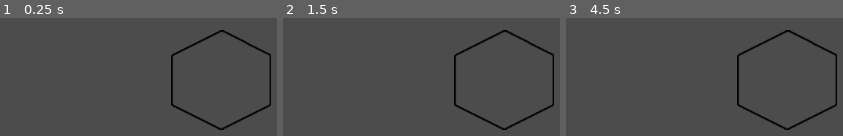
Above: before the commit, frames 1-3 (left to right).
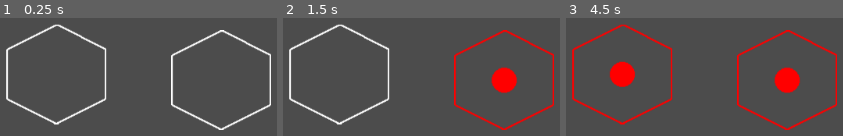
Above: after the commit, the same moments.

Repository: AlexABallWebDev/xXconneXx
Game: Godot game, scene res://game.tscn
Same seed, same stepped clock (60 frames per second), same inputs: the game is played once before the commit and once after it.
Inputs (mouse positions are in pixels of both pictures, inside the frame that each line leads up to):
- Up to frame 1 (0.25 s): no input
- Up to frame 2 (1.5 s): tap Enter at 0.5 s; move the mouse to (504, 80) at 0.52 s; click (504, 80) at 0.67 s; tap Space at 1.25 s; move the mouse to (399, 134) at 1.27 s; click (399, 134) at 1.42 s
- Up to frame 3 (4.5 s): tap Enter at 2, 3.5 s; move the mouse to (outside the picture) at 2.02 s; click (outside the picture) at 2.17 s; tap Space at 2.75, 4.25 s; move the mouse to (outside the picture) at 2.77 s; click (outside the picture) at 2.92 s; move the mouse to (outside the picture) at 3.52 s; click (outside the picture) at 3.67 s; move the mouse to (602, 41) at 4.27 s; click (602, 41) at 4.42 s

The runs differ from the first frame. In frame 1, 5.2% of the frame differs, in the area x 2-98%, y 5-95%; in frame 2, 6.8%; in frame 3, 8.4%.

Commit message:
Add color change to sprite on click for hexes. Change images color to white so that modulate function can be used.

Diff:
--- a/Global.gd
+++ b/Global.gd
@@ -1,3 +1,5 @@
 extends Node
 
+var hex_dot_image = load("res://hex_dot.png")
+
 var cursor_color = Color.red
--- a/Hex.gd
+++ b/Hex.gd
@@ -2,6 +2,11 @@
 
 # color drawn to this hex
 var color
+
+var global
+
+func _ready():
+	global = $"/root/Global"
 
 # make hex clickable
 func _on_Area2D_input_event(_viewport, event, _shape_idx):
@@ -12,4 +17,6 @@
 
 func _on_click():
 	print("Hex color: " + str(color))
-	color = $"/root/Global".cursor_color
+	color = global.cursor_color
+	$Sprite.set_texture(global.hex_dot_image)
+	$Sprite.modulate = color
--- a/game.tscn
+++ b/game.tscn
@@ -8,3 +8,6 @@
 
 [node name="Hex" parent="." instance=ExtResource( 2 )]
 position = Vector2( 443.158, 259.262 )
+
+[node name="Hex2" parent="." instance=ExtResource( 2 )]
+position = Vector2( 232.13, 251.726 )
Binary file changed: hex.png
Binary file added: hex_dot.png
Not shown, added: hex_dot.png.import
